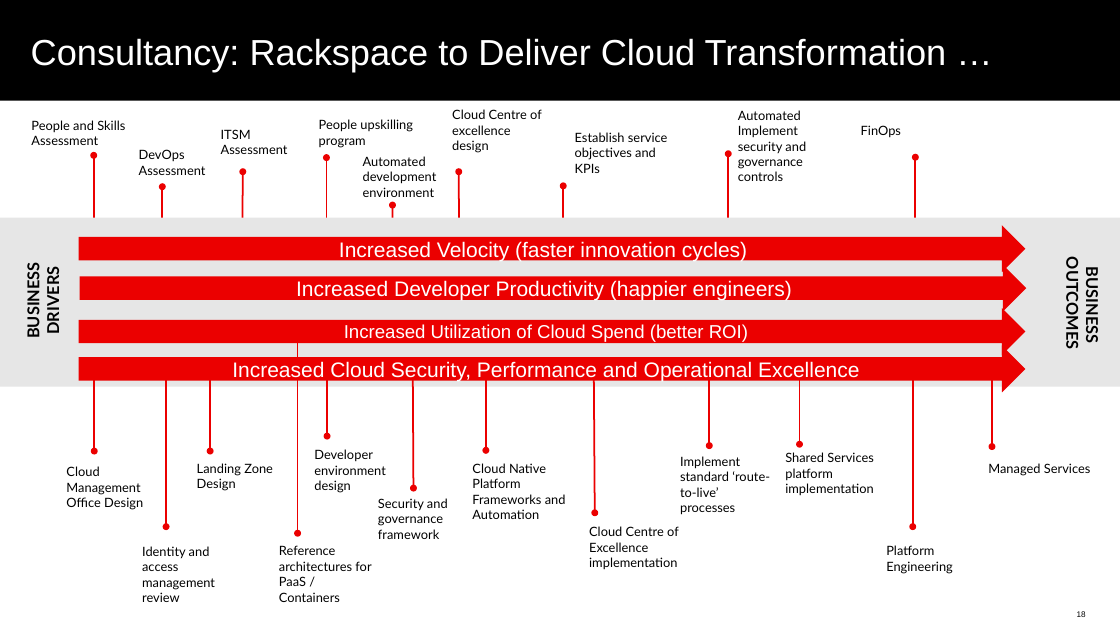
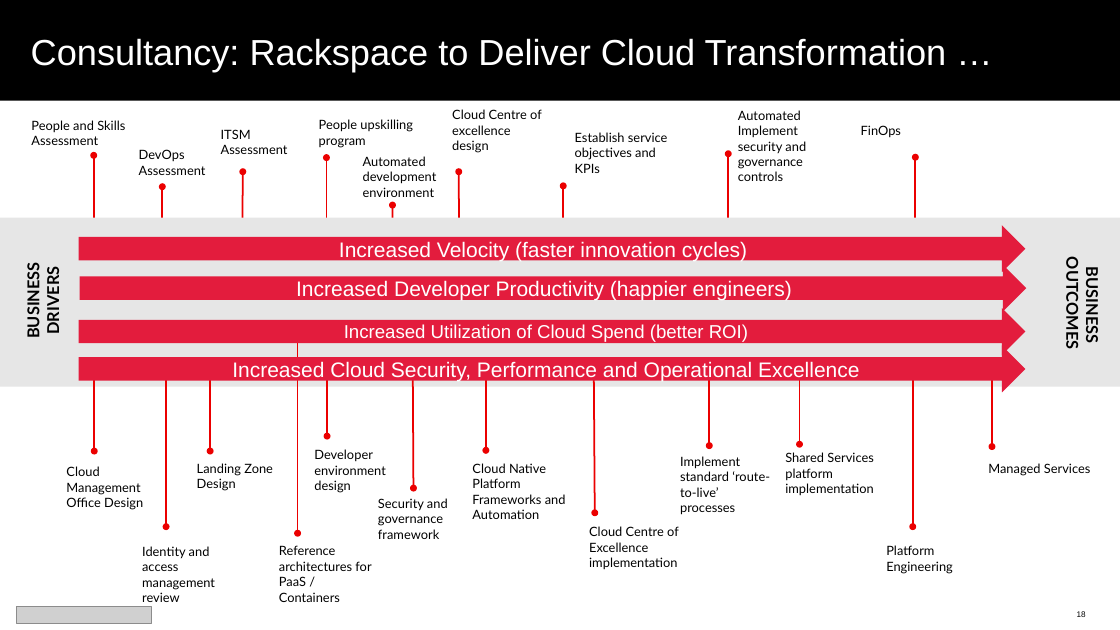
Before and after one commit to upendra25312/Cloud-Readiness-accelearator, a slide deck: slide 18 of Templates/executive-reporting/cloud-strategy-generic.pptx. Drawn at 1120x630 pixels with LibreOffice and Linux fonts; fonts in the diff are those of the drawing; grey boxes stand for pictures; background and template pictures are left out. Boxes give left, top, right and bottom in pixels: in the first picture for what was removed or moved away, otherwise in the second. Text is boxed around its words. In the diff, an @@ line names an element or a change of style, - is before the commit and + after.

```diff
--- a/Templates/executive-reporting/cloud-strategy-generic.pptx
+++ b/Templates/executive-reporting/cloud-strategy-generic.pptx
@@ fill #EB0000 to #E31C3D in 4 elements at (x1=79, y1=225, x2=1026, y2=272), (x1=80, y1=265, x2=1027, y2=312), (x1=79, y1=308, x2=1026, y2=355), (x1=79, y1=345, x2=1026, y2=392) @@
@@ picture added at (x1=17, y1=607, x2=151, y2=623) @@
```
Also in this commit, not shown: 18 other slides changed, 1 slide added, 1 slide removed, 16 other files.
